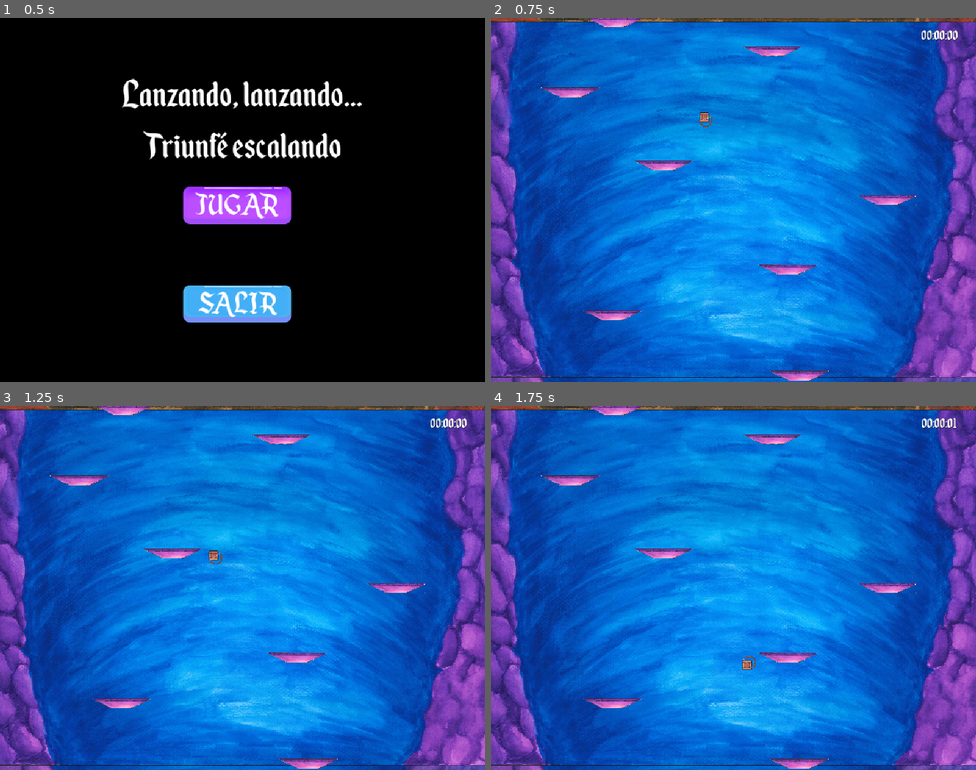
Above: before the commit, frames 1-4 (two rows, left to right).
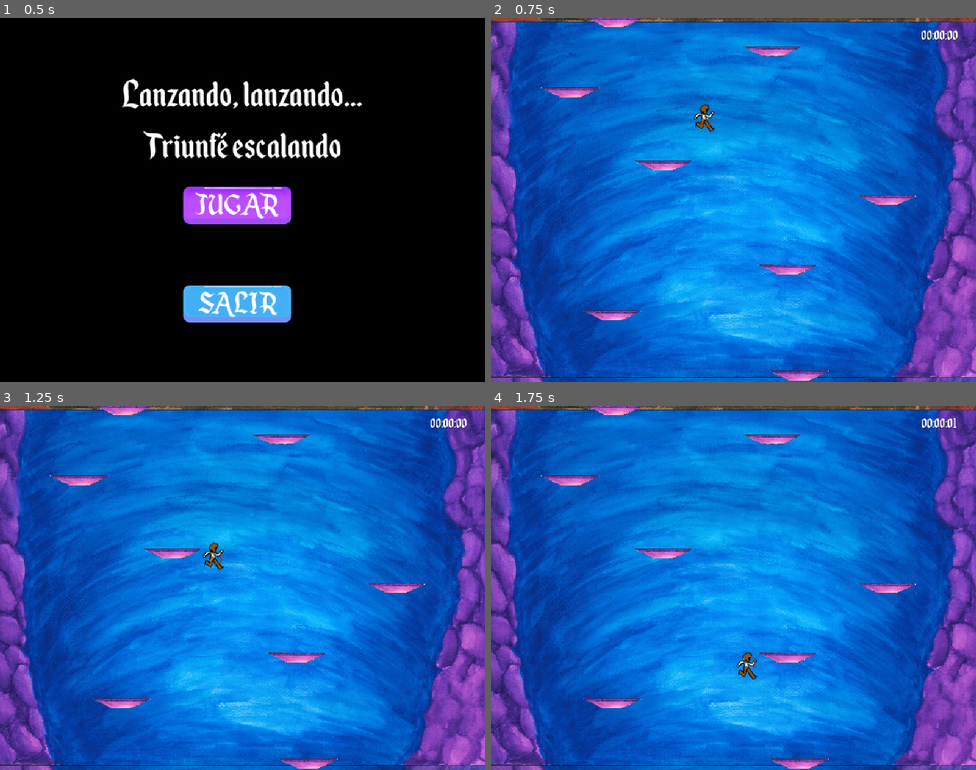
Above: after the commit, the same moments.

Repository: bombocla7/LLTE
Game: Godot game, scene res://Start.tscn
Two runs of this game, one before a commit and one after it. Both use one fixed random seed, a clock stepped at 60 frames per second and the inputs below.
Inputs (mouse positions are in pixels of both pictures, inside the frame that each line leads up to):
- Up to frame 1 (0.5 s): no input
- Up to frame 2 (0.75 s): click "JUGAR" at 0.5 s
- Up to frame 3 (1.25 s): no input
- Up to frame 4 (1.75 s): move the mouse to (840, 569) at 1.27 s; hold Right (ui_right) from 1.28 s (still down)

Frame 1 is identical in both runs. In frame 2, 0.2% of the frame differs, in the area x 40-47%, y 23-32%; in frame 3, 0.2%; in frame 4, 0.2%, in the area x 49-55%, y 67-76%.

Commit message:
animacion salto

Diff:
--- a/lanzando-lanzando-triunfe-escalando/main_character.tscn
+++ b/lanzando-lanzando-triunfe-escalando/main_character.tscn
@@ -1,8 +1,7 @@
-[gd_scene load_steps=16 format=3 uid="uid://cbeeammrc8nj5"]
+[gd_scene load_steps=15 format=3 uid="uid://cbeeammrc8nj5"]
 
 [ext_resource type="Script" uid="uid://bp42h3a4bqq01" path="res://main_character.gd" id="1_2q423"]
 [ext_resource type="Texture2D" uid="uid://puurdksdk5yb" path="res://Assets/player_frames/frame_00002.png" id="2_k7f46"]
-[ext_resource type="Texture2D" uid="uid://dsqxborcq2hd2" path="res://Assets/Idle.png" id="3_jw0ju"]
 [ext_resource type="Texture2D" uid="uid://b5ssnpwm26c7d" path="res://Assets/player_frames/frame_00006.png" id="4_47qjj"]
 [ext_resource type="Texture2D" uid="uid://raqxsma7u4y5" path="res://Assets/player_frames/frame_00007.png" id="5_dypn8"]
 [ext_resource type="Texture2D" uid="uid://75vdoj411ucd" path="res://Assets/player_frames/frame_00008.png" id="6_07ek2"]
@@ -26,7 +25,7 @@
 }, {
 "frames": [{
 "duration": 1.0,
-"texture": ExtResource("3_jw0ju")
+"texture": ExtResource("11_8013f")
 }],
 "loop": true,
 "name": &"jump",
@@ -80,7 +79,7 @@
 
 [node name="Animacion" type="AnimatedSprite2D" parent="."]
 sprite_frames = SubResource("SpriteFrames_wcpx6")
-animation = &"walk"
+animation = &"jump"
 
 [node name="CollisionShape2D" type="CollisionShape2D" parent="."]
 shape = SubResource("RectangleShape2D_2q423")
